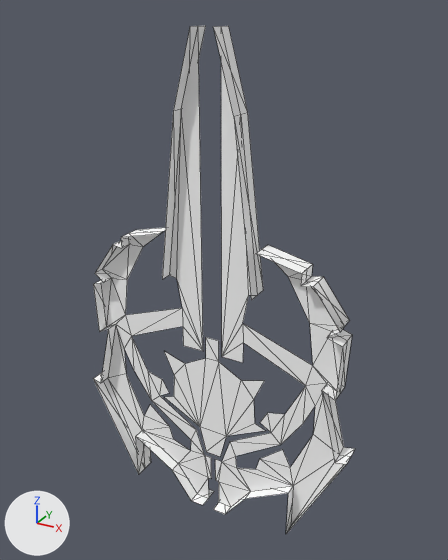
The glTF model docs/base/@vl2/shapes.vl2/shapes/teamlogo_bd.glb as it was, and as the next commit left it.
Camera for both pictures: a camera (50 mm lens) standing at (11.09, -19.13, 20.87) and looking at (0.27, 0.55, 11.04). The axes (+X, +Y, +Z) are drawn at lower left. The lights are the same throughout. The picture after the commit comes second. Mesh edges are drawn as thin lines.

Names of what the first picture shows: 'SkinnedMesh'.
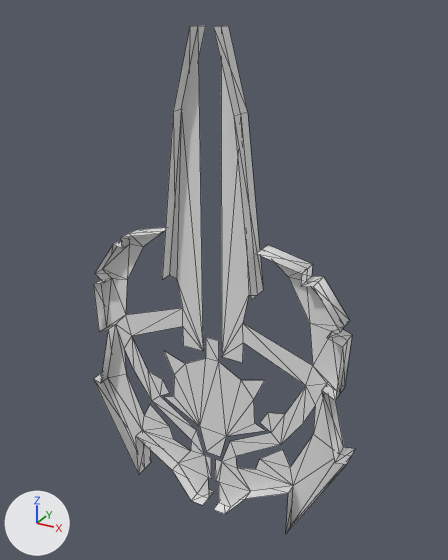
What changed in the scene script:
```text
Change mat_screenstatic1:
    mat_screenstatic1.base_color: (1.0, 1.0, 1.0) -> (0.8, 0.8, 0.8)  # white #ffffff -> white #e7e7e7
```

What differs and where, as boxes [x1, y1, x2, y2] in the pictures (448 x 560 px):
'SkinnedMesh', recoloured
    both: [93, 26, 355, 533]
